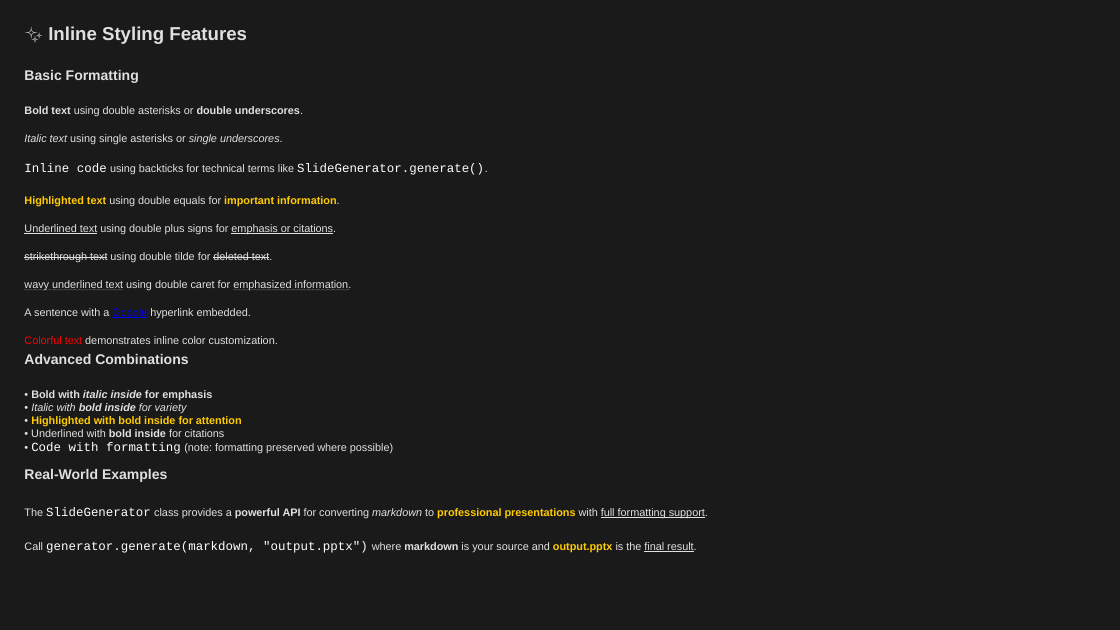
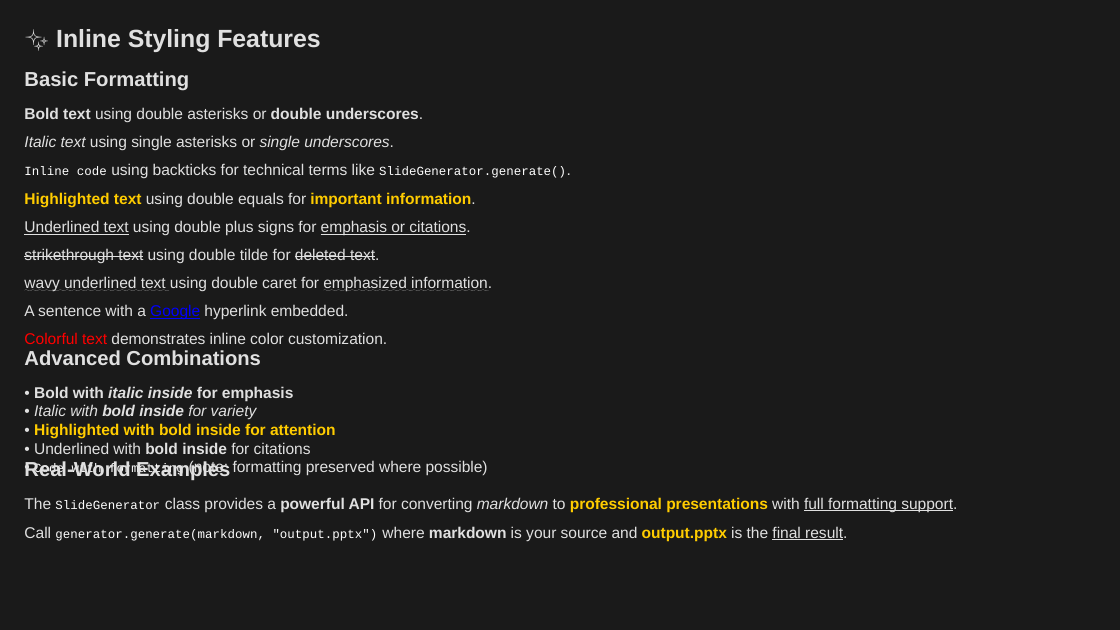
Before and after one commit to louisazhou/slidegenerator, a slide deck: slide 2 of output/comprehensive_demo_dark.pptx. Drawn at 1120x630 pixels with LibreOffice and Linux fonts; fonts in the diff are those of the drawing. Boxes give left, top, right and bottom in pixels: in the first picture for what was removed or moved away, otherwise in the second. Text is boxed around its words. In the diff, an @@ line names an element or a change of style, - is before the commit and + after.

```diff
--- a/output/comprehensive_demo_dark.pptx
+++ b/output/comprehensive_demo_dark.pptx
@@ text "✨ Inline Styling Features" at bbox=[56, 29, 320, 53]: size 12 to 16 pt @@
@@ text "Inline code using backticks for ..." at bbox=[24, 163, 566, 178]: size 7 to 10 pt in "using backticks for technical terms like SlideGenerator.gene ..." @@
@@ size 7 to 10 pt in 9 elements at bbox=[24, 107, 423, 122], bbox=[24, 135, 394, 150], bbox=[24, 192, 476, 207], bbox=[24, 220, 470, 235], bbox=[24, 248, 379, 263], bbox=[24, 276, 492, 291], bbox=[24, 304, 349, 319], bbox=[24, 332, 387, 344], bbox=[34, 386, 488, 477] @@
@@ size 9 to 13 pt in 3 elements at bbox=[24, 71, 189, 91], bbox=[24, 350, 260, 365], bbox=[24, 461, 230, 480] @@
@@ text "Real-World Examples": place and size @@
-text "Real-World Examples" at bbox=[24, 469, 167, 482]
+text "Real-World Examples" at bbox=[24, 461, 230, 480]
@@ text "The SlideGenerator class provides a ...": place and size @@
-text "The SlideGenerator class provides a ..." at bbox=[24, 507, 708, 519]
+text "The SlideGenerator class provides a ..." at bbox=[24, 497, 957, 512]
@@ text "The SlideGenerator class provides a ..." at bbox=[24, 497, 957, 512]: size 7 to 10 pt in "The class provides a powerful API for ..." @@
@@ text "Call generator.generate(markdown, "output.pptx") where markd ...": place and size @@
-text "Call generator.generate(markdown, "output.pptx") where markd ..." at bbox=[24, 541, 697, 553]
+text "Call generator.generate(markdown, "output.pptx") where markd ..." at bbox=[24, 526, 847, 541]
@@ text "Call generator.generate(markdown, "output.pptx") where markd ..." at bbox=[24, 526, 847, 541]: size 7 to 10 pt in "Call where markdown is your source and ..." @@
```
Also in this commit, not shown: 19 other slides changed, 21 other files.
